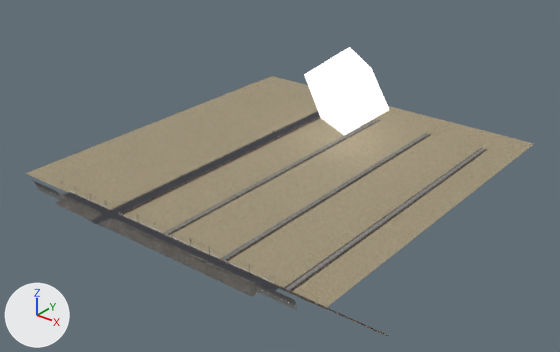
Two versions of the Blender file src/ts/gl/extraneous/blend-files/extraneous.blend, one commit apart.
The view is the same before and after, from a camera (50 mm lens) standing at (305.0, -460.0, 233.0) and looking at (7.0, -87.0, 2.0). The lights are fixed; the arrows at lower left show +X, +Y and +Z.

Names of what the first picture shows: 'Aslphalt', 'Aslphalt.001', 'Aslphalt.002', 'Grass.001', 'Grass.002', 'Grass.003', 'Grass.004', 'Ground', 'Thought', 'Tunnel'.
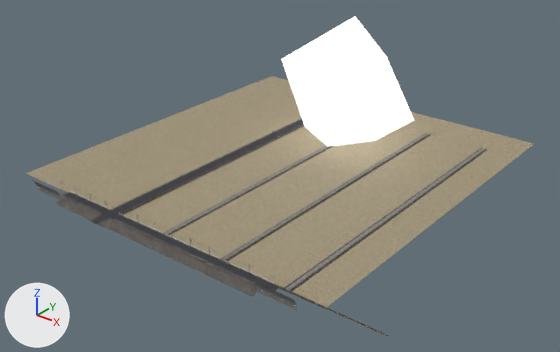
Pixel boxes [x1, y1, x2, y2] of what changed, in the pictures (560 x 352 px):
'Thought', moved, turned, rescaled
    before: [304, 47, 389, 135]
    after: [281, 16, 414, 147]

What the commit changed:
Object 'Thought' (ob_thought) moves from (0.0, 1.4, 35.9) to (0.0, 2.7, 37.6).
Object 'Thought' (ob_thought) turns from (43, -34, 31) to (39, -32, 33) degrees about x, y and z.
Object 'Thought' (ob_thought) is rescaled from (40.0, 40.0, 40.0) to (63.4, 63.4, 63.4).
